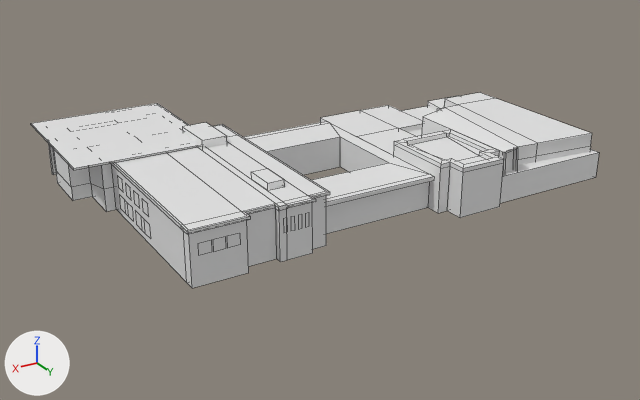
A saved change to the FBX model src/Assets/3D Assets/Models/TSU.fbx.
Camera for both pictures: a 50 mm lens placed at (159.7, 248.4, 109.6), pointed at (13.6, 4.8, -12.1). Arrows for +X, +Y and +Z are at lower left; the lights stay in place. Mesh edges are drawn as thin lines. Materials are left out; every surface is plain grey. Vertices at the same position are counted once.

The first picture shows 'TSU Main'.
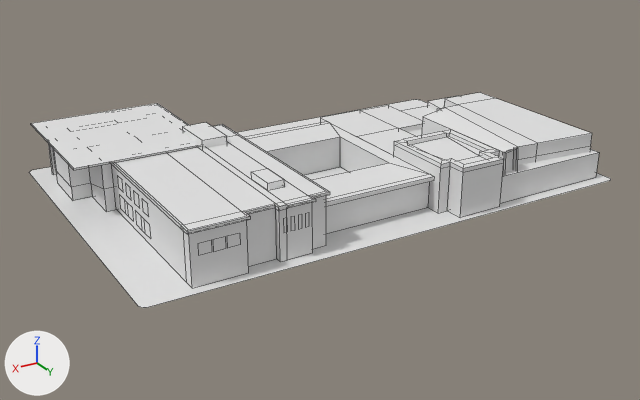
Location of each change, [x1, y1, x2, y2] in pixels of the pictures (640 x 400 px):
'TSU Main', reshaped (10% taller)
    before: [31, 93, 599, 288]
    after: [29, 93, 611, 308]
part 1 of me_cube_001, added
    after: [29, 99, 611, 308]

The change, as a list of edits to the scene's bpy script:
```text
Change me_cube_001:
    used by ob_tsu_main; location = (0.0, 0.0, 0.0)
    remove me_cube_001.from_pydata(...)  # 437 vertices, 357 faces; spans x -72.0..94.0, y -56.0..52.0, z -6.0..14.0
    add me_cube_001.from_pydata(...)  # 461 vertices, 358 faces; spans x -75.0..97.0, y -58.0..55.0, z -6.0..14.0
    me_cube_001 part 1: a new loose piece of 24 vertices spanning x -75.0..97.0, y -58.0..55.0, z -6.0
```
